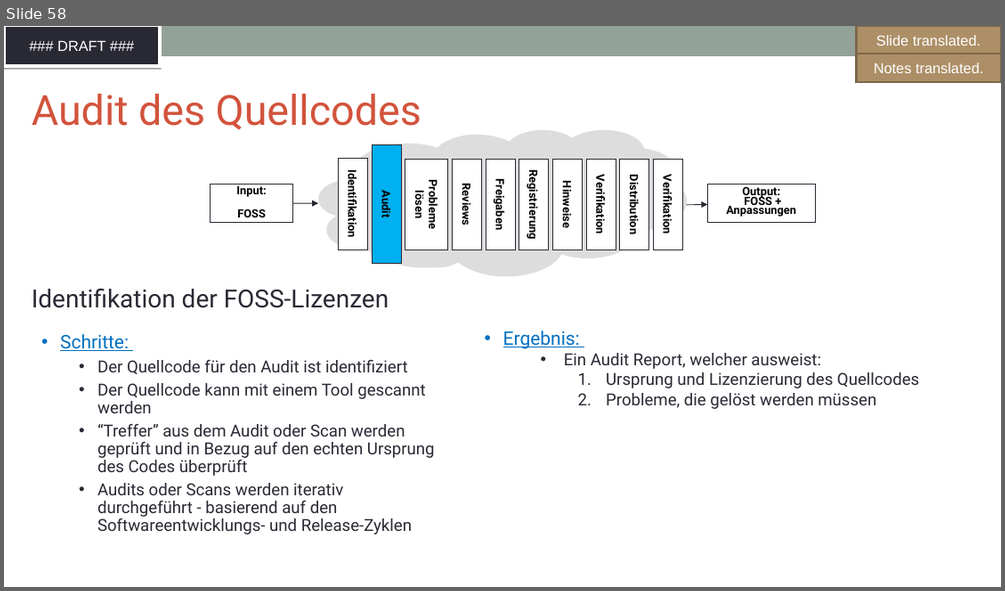
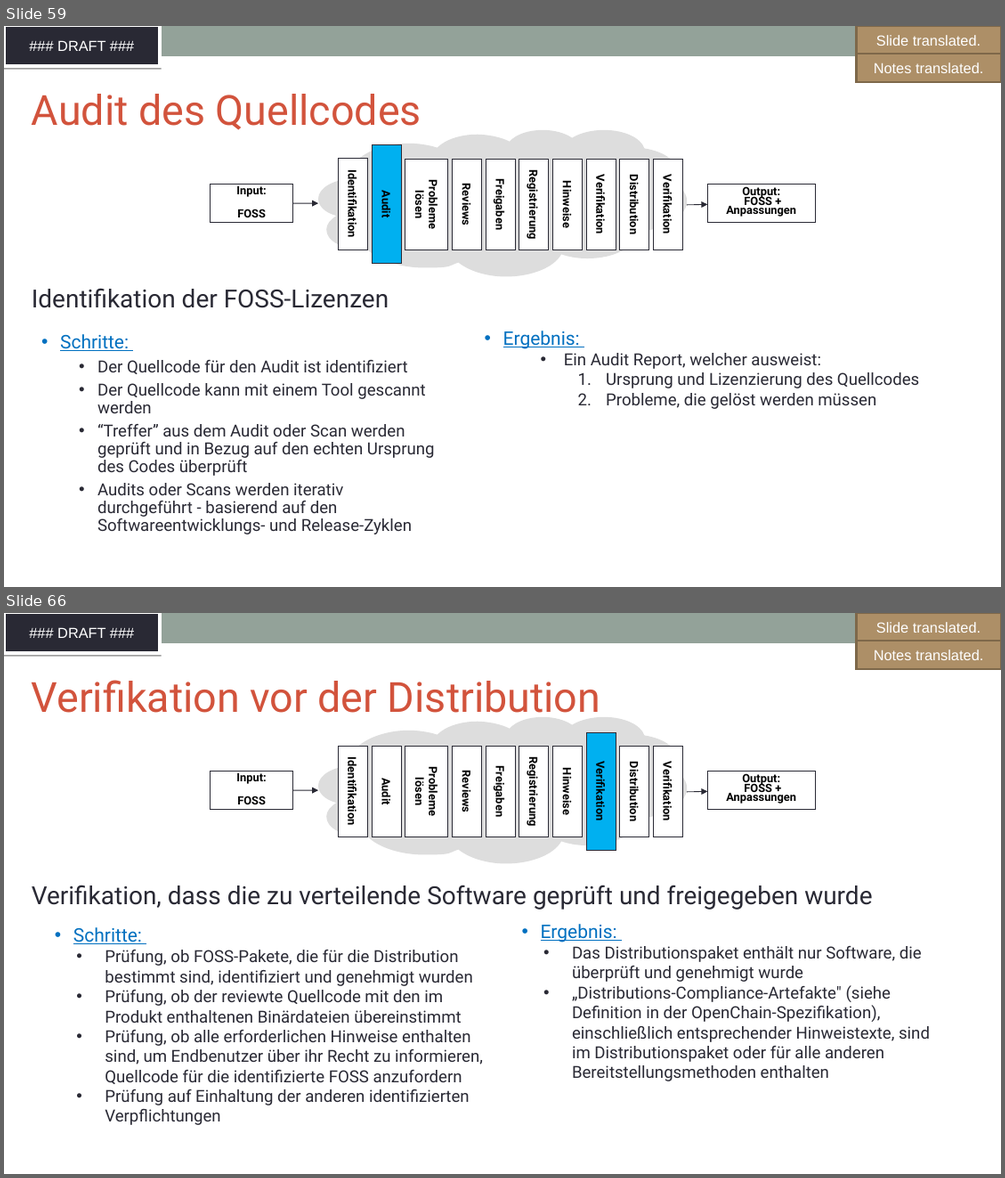
Before and after one commit to SThanheiser/curriculum, a slide deck: translation-DE/slides/DFT_openchain-curriculum-for-1-1_GER.odp. Shown one above the other, each under a label of ours: slide 58 before the commit, slides 59 and 66 after it; the slides between them are not shown. The pictures are 1005x591 and 1005x1178 pixels, drawn with LibreOffice and Linux fonts; fonts in the diff are those of the drawing; background and template pictures are left out. Boxes give left, top, right and bottom in pixels: in the first picture for what was removed or moved away, otherwise in the second. Text is boxed around its words. In the diff, an @@ line names an element or a change of style, - is before the commit and + after.

```diff
--- a/translation-DE/slides/DFT_openchain-curriculum-for-1-1_GER.odp
+++ b/translation-DE/slides/DFT_openchain-curriculum-for-1-1_GER.odp
@@ slide 66 added at [4, 613, 1001, 1174], background #FFFFFF; not listed: 2 template elements that a slide beside it also shows @@
@@ freeform shape added at [857, 613, 1001, 641], fill #AD8F67, outline #7E684A 2.01 pt, 14 pt, text #FFFFFF @@
+GFX translated.
@@ freeform shape added at [857, 613, 1001, 641], fill #AD8F67, outline #7E684A 2.01 pt, 14 pt, text #FFFFFF @@
+Slide translated.
@@ freeform shape added at [857, 641, 1001, 669], fill #AD8F67, outline #7E684A 2.01 pt, 14 pt, text #FFFFFF @@
+Notes translated.
@@ text added at [32, 680, 600, 713], 40 pt, text #D2533C @@
+Verifikation vor der Distribution
@@ freeform shape added at [318, 717, 687, 863], fill #DDDDDD @@
@@ freeform shape added at [338, 746, 367, 837], fill #FFFFFF, outline #292934 0.74 pt, 11 pt, text #000000, bold @@
+Identifikation
@@ freeform shape added at [372, 746, 402, 837], fill #FFFFFF, outline #292934 0.74 pt, 11 pt, text #000000, bold @@
+Audit
@@ freeform shape added at [405, 746, 448, 837], fill #FFFFFF, outline #292934 0.74 pt, 11 pt, text #000000, bold @@
+Probleme lösen
@@ freeform shape added at [453, 746, 481, 837], fill #FFFFFF, outline #292934 0.74 pt, 11 pt, text #000000, bold @@
+Reviews
@@ freeform shape added at [486, 746, 515, 837], fill #FFFFFF, outline #292934 0.74 pt, 11 pt, text #000000, bold @@
+Freigaben
@@ freeform shape added at [519, 746, 549, 837], fill #FFFFFF, outline #292934 0.74 pt, 11 pt, text #000000, bold @@
+Registrierung
@@ freeform shape added at [552, 746, 582, 837], fill #FFFFFF, outline #292934 0.74 pt, 11 pt, text #000000, bold @@
+Hinweise
@@ freeform shape added at [586, 732, 615, 850], fill #00B0F0, outline #292934 0.74 pt, 11 pt, text #000000, bold @@
+Verifikation
@@ freeform shape added at [620, 746, 649, 837], fill #FFFFFF, outline #292934 0.74 pt, 11 pt, text #000000, bold @@
+Distribution
@@ freeform shape added at [654, 746, 682, 837], fill #FFFFFF, outline #292934 0.74 pt, 11 pt, text #000000, bold @@
+Verifikation
@@ freeform shape added at [210, 771, 292, 809], fill #FFFFFF, outline #292934 0.74 pt, 11 pt, text #000000, bold @@
+Input:
+FOSS
@@ freeform shape added at [708, 771, 816, 809], fill #FFFFFF, outline #292934 0.74 pt, 11 pt, text #000000, bold @@
+Output:
+FOSS + Anpassungen
@@ arrow added from (292, 790) to (318, 790), #292934 0.74 pt @@
@@ arrow added from (687, 792) to (708, 792), #292934 0.74 pt @@
@@ free added at [24, 876, 1001, 914], 24 pt, text #292934 @@
+Verifikation, dass die zu verteilende Software geprüft und freigegeben wurde
@@ text added at [73, 927, 483, 1125], 16 pt, text #292934 @@
+• Schritte:
+• Prüfung, ob FOSS-Pakete, die für die Distribution bestimmt sind, identifiziert und genehmigt wurden
+• Prüfung, ob der reviewte Quellcode mit den im Produkt enthaltenen Binärdateien übereinstimmt
+• Prüfung, ob alle erforderlichen Hinweise enthalten sind, um Endbenutzer über ihr Recht zu informieren, Quellcode für die identifizierte FOSS anzufordern
+• Prüfung auf Einhaltung der anderen identifizierten Verpflichtungen
@@ text added at [541, 924, 930, 1081], 16 pt, text #292934 @@
+• Ergebnis:
+• Das Distributionspaket enthält nur Software, die überprüft und genehmigt wurde
+• „Distributions-Compliance-Artefakte" (siehe Definition in der OpenChain-Spezifikation), einschließlich entsprechender Hinweistexte, sind im Distributionspaket oder für alle anderen Bereitstellungsmethoden enthalten
@@ what was slide 58 is now slide 59 @@
```
Also in this commit, not shown: 7 slides changed, 9 other slides added, 9 slides removed, 1 other file.
